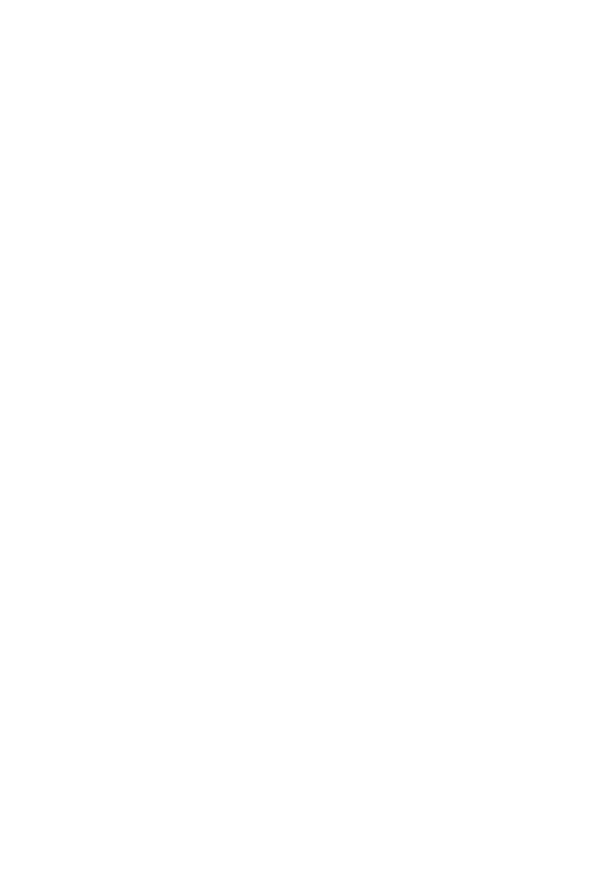
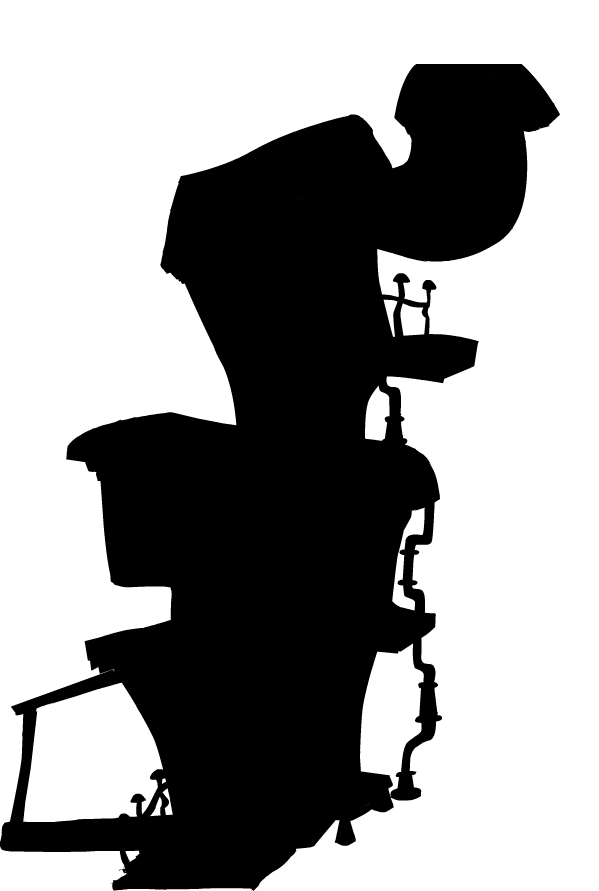
The second w=599, h=891 image is a revision of the first. Changes to its layers:
showed "Слой 0 копия", painted on it over [0, 64, 560, 891]
hid "Слой 1", painted on it over [0, 64, 560, 859]
